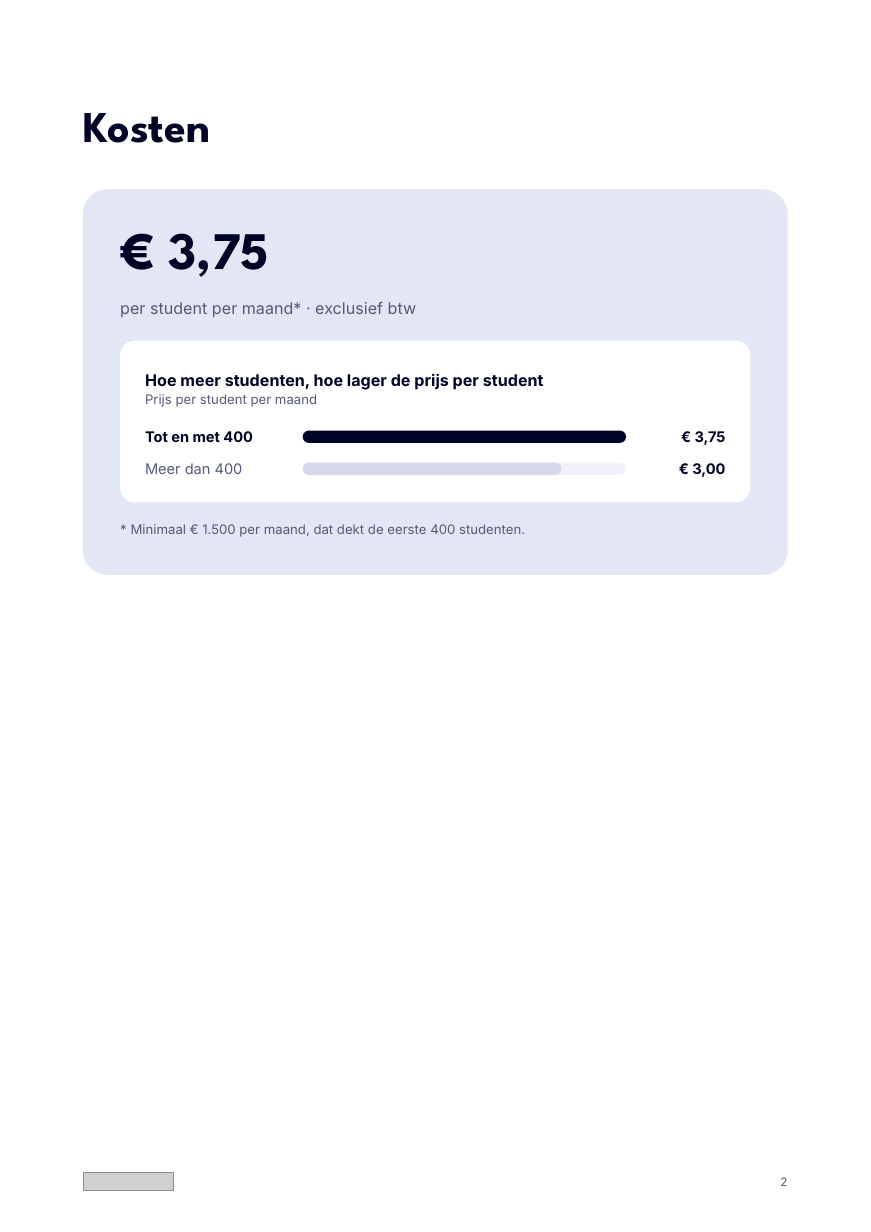
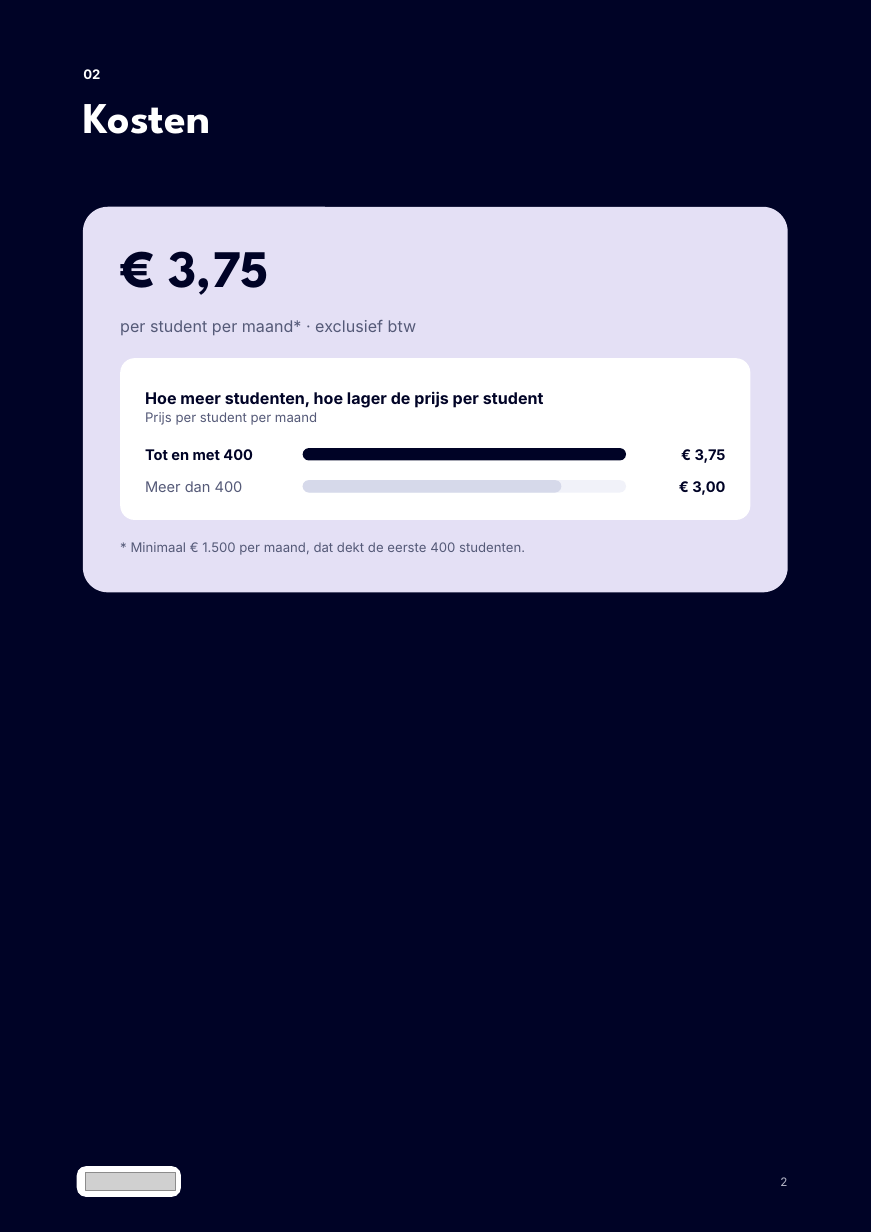
Before and after one commit to Dante-Eduface/Claude, a slide deck: slide 2 of Design/Concepts/document/eduface-document-bewerkbaar.pptx. Drawn at 871x1232 pixels with LibreOffice and Linux fonts; fonts in the diff are those of the drawing; grey boxes stand for pictures. Boxes give left, top, right and bottom in pixels: in the first picture for what was removed or moved away, otherwise in the second. Text is boxed around its words. In the diff, an @@ line names an element or a change of style, - is before the commit and + after.

```diff
--- a/Design/Concepts/document/eduface-document-bewerkbaar.pptx
+++ b/Design/Concepts/document/eduface-document-bewerkbaar.pptx
@@ rectangle added at [0,0,871,1232], fill #000326 @@
@@ text added at [83,69,100,79], 9 pt, text #FFFFFF, bold @@
+02
@@ text "Kosten": place and size @@
-text "Kosten" at [83,113,210,143]
+text "Kosten" at [83,104,210,134]
@@ text "Kosten" at [83,104,210,134]: text colour #000326 to #FFFFFF @@
@@ 4 texts, 2 rounded rectangles: place and size @@
-4 texts, 2 rounded rectangles at [83,190,788,575]
+4 texts, 2 rounded rectangles at [83,206,788,592]
@@ rounded rectangle at [83,206,788,592]: fill #E3E6F4 to #E4E0F5 @@
@@ 5 texts, 3 rounded rectangles: place and size @@
-5 texts, 3 rounded rectangles at [120,233,750,502]
+5 texts, 3 rounded rectangles at [120,251,750,520]
@@ rounded rectangle added at [77,1166,181,1196], fill #FFFFFF @@
@@ text "2" at [780,1177,787,1186]: text colour #555A78 to #B3B5C6 @@
```
Also in this commit, not shown: 5 other slides changed, 21 other files.
